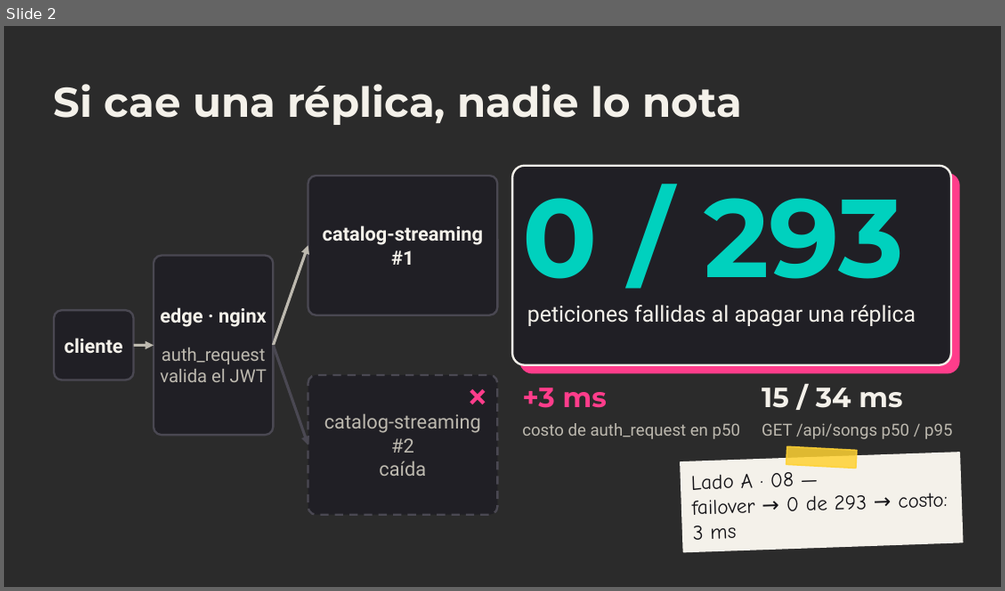
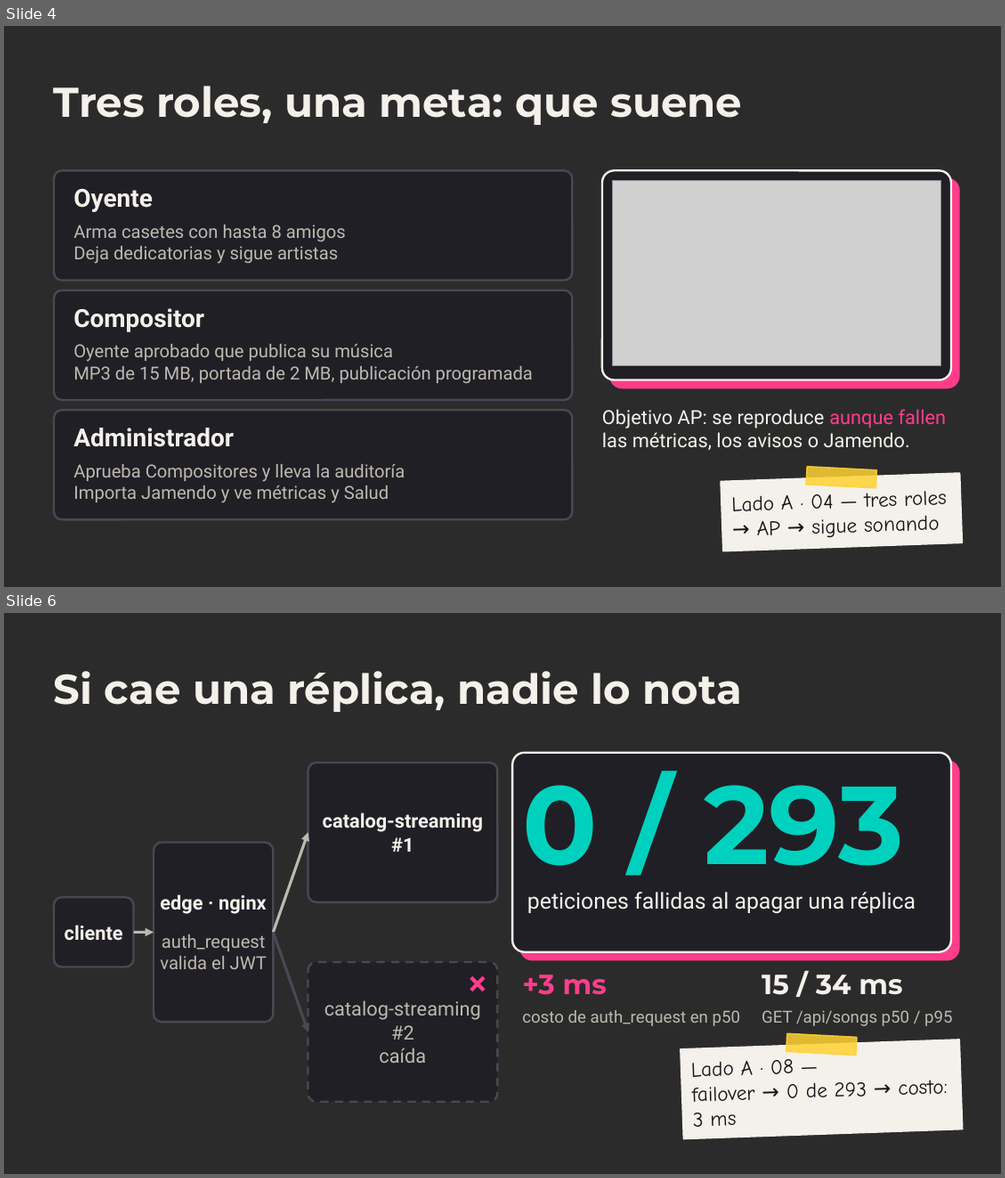
Before and after one commit to ChristianFRZ/FLDSMDFR, a slide deck: docs/presentacion/meloxo.pptx. Shown one above the other, each under a label of ours: slide 2 before the commit, slides 4 and 6 after it; the slides between them are not shown. The pictures are 1005x591 and 1005x1178 pixels, drawn with LibreOffice and Linux fonts; fonts in the diff are those of the drawing; grey boxes stand for pictures; background and template pictures are left out; a plain dark background stands for a picture behind light text. Boxes give left, top, right and bottom in pixels: in the first picture for what was removed or moved away, otherwise in the second. Text is boxed around its words. In the diff, an @@ line names an element or a change of style, - is before the commit and + after.

Commit message:
feat(presentacion): lado A·1

```diff
--- a/docs/presentacion/meloxo.pptx
+++ b/docs/presentacion/meloxo.pptx
@@ slide 4 added at [4,26,1001,587], background picture (left out) @@
@@ text added at [54,86,742,125], 30 pt, text #F4F1EA, bold @@
+Tres roles, una meta: que suene
@@ rounded rectangle added at [54,170,572,281], fill #201F25, outline #4A4852 1.5 pt @@
@@ rounded rectangle added at [602,170,951,380], fill #201F25, outline #F4F1EA 1.5 pt @@
@@ rounded rectangle added at [610,178,959,388], fill #FF3D8B, outline #FF3D8B 1 pt @@
@@ picture added at [612,181,941,366] @@
@@ text added at [73,189,153,212], 18 pt, text #F4F1EA, bold @@
+Oyente
@@ text added at [73,224,346,264], 13 pt, text #BDB9AF @@
+Arma casetes con hasta 8 amigos
+Deja dedicatorias y sigue artistas
@@ rounded rectangle added at [54,290,572,400], fill #201F25, outline #4A4852 1.5 pt @@
@@ text added at [73,308,204,332], 18 pt, text #F4F1EA, bold @@
+Compositor
@@ text added at [73,344,533,383], 13 pt, text #BDB9AF @@
+Oyente aprobado que publica su música
+MP3 de 15 MB, portada de 2 MB, publicación programada
@@ rounded rectangle added at [54,410,572,519], fill #201F25, outline #4A4852 1.5 pt @@
@@ text added at [602,409,947,450], 14 pt, text #F4F1EA @@
+Objetivo AP: se reproduce aunque fallen las métricas, los avisos o Jamendo.
@@ text added at [73,427,234,447], 18 pt, text #F4F1EA, bold @@
+Administrador
@@ text added at [73,464,404,503], 13 pt, text #BDB9AF @@
+Aprueba Compositores y lleva la auditoría
+Importa Jamendo y ve métricas y Salud
@@ rectangle added at [720,474,962,551], fill #F4F1EA, outline #F4F1EA 1 pt @@
@@ rectangle added at [806,466,876,487], fill #FFD233 at 85% opacity, outline #FFD233 1 pt @@
@@ text added at [732,488,947,538], 15 pt, text #141317 @@
+Lado A · 04 — tres roles
+→ AP → sigue sonando
@@ what was slide 2 is now slide 6 @@
```
Also in this commit, not shown: 3 other slides added, 2 other files.
